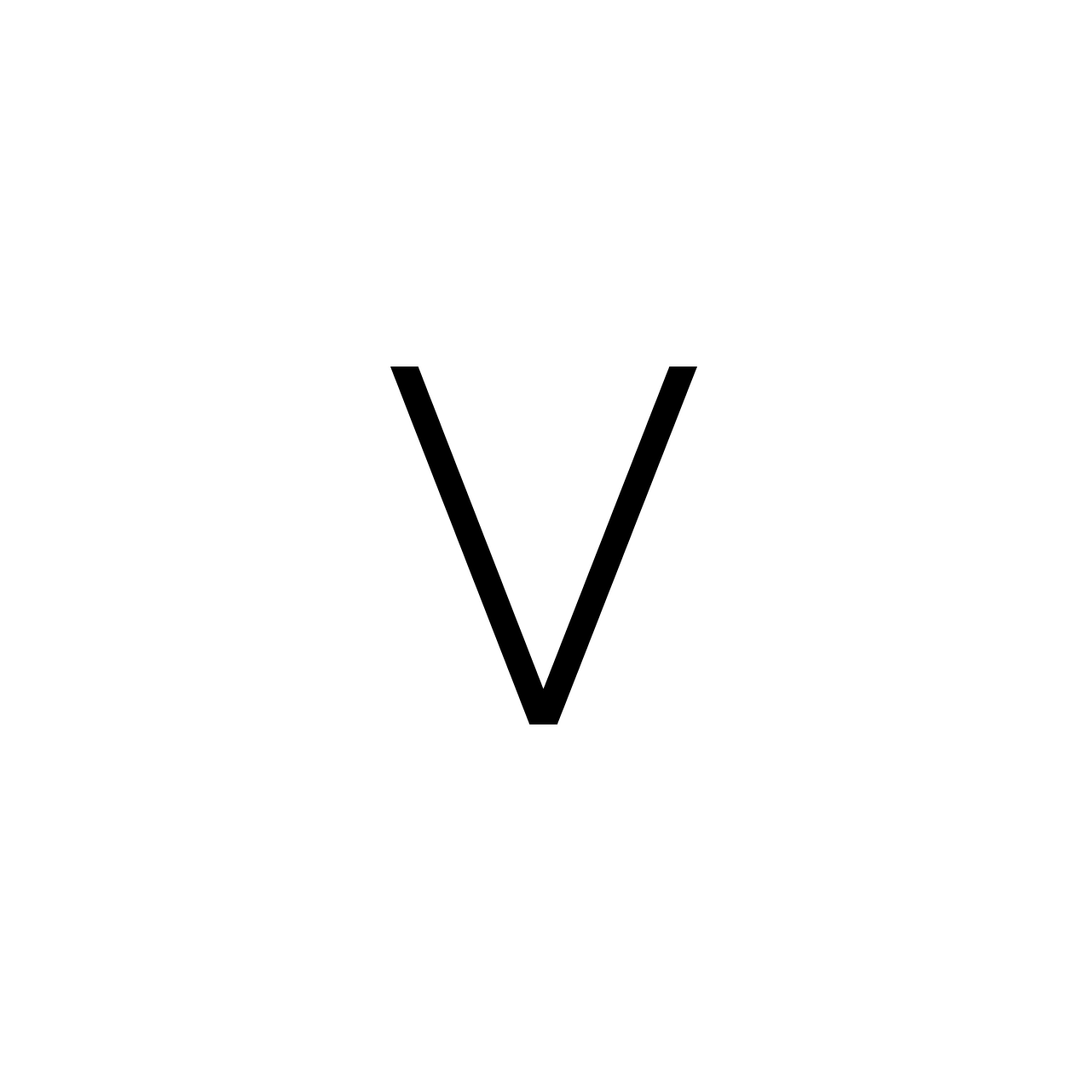
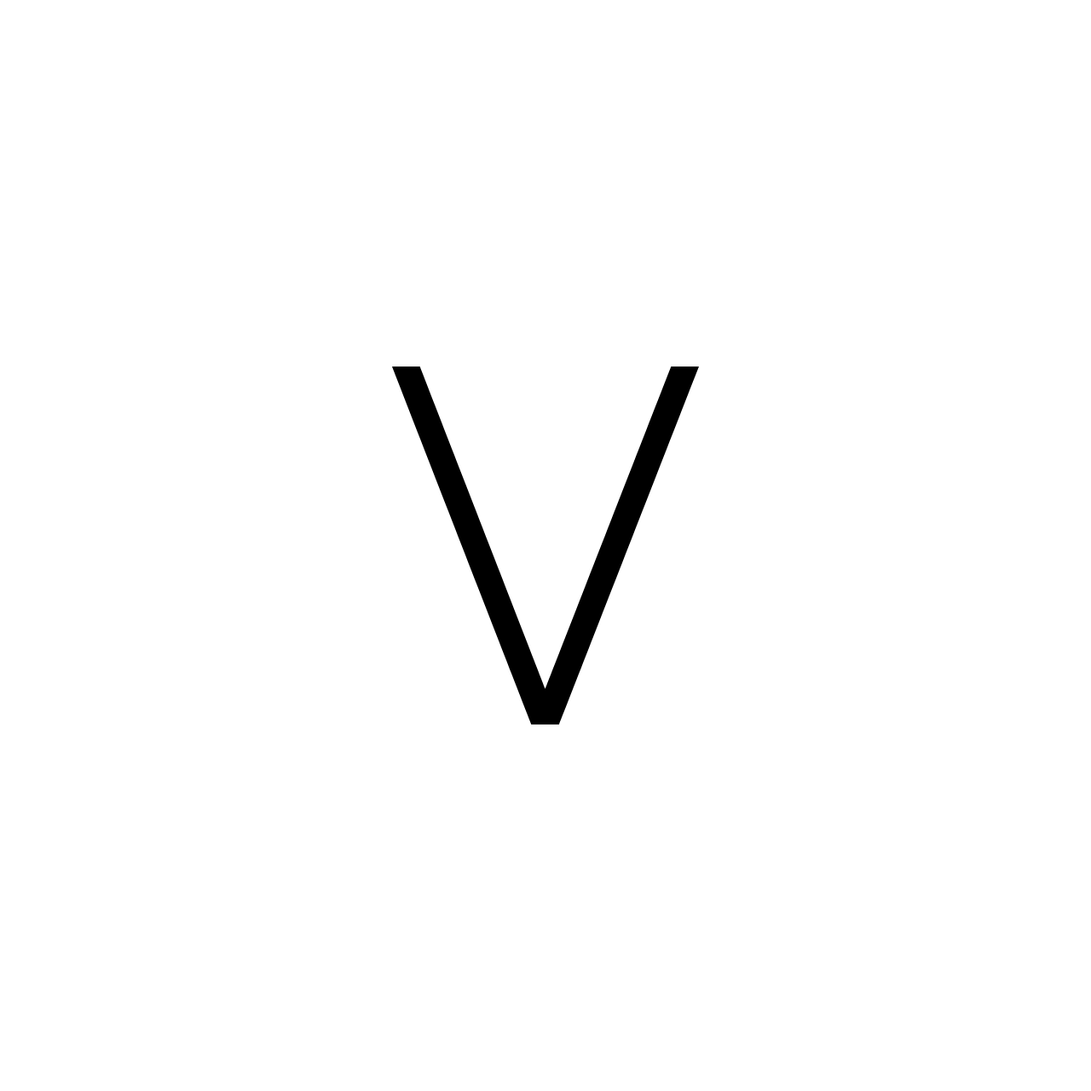
Layered file, before and after one edit (1091 × 1091). Changes by layer:
pixels changed over [390, 366, 700, 725] (layer not identified)
